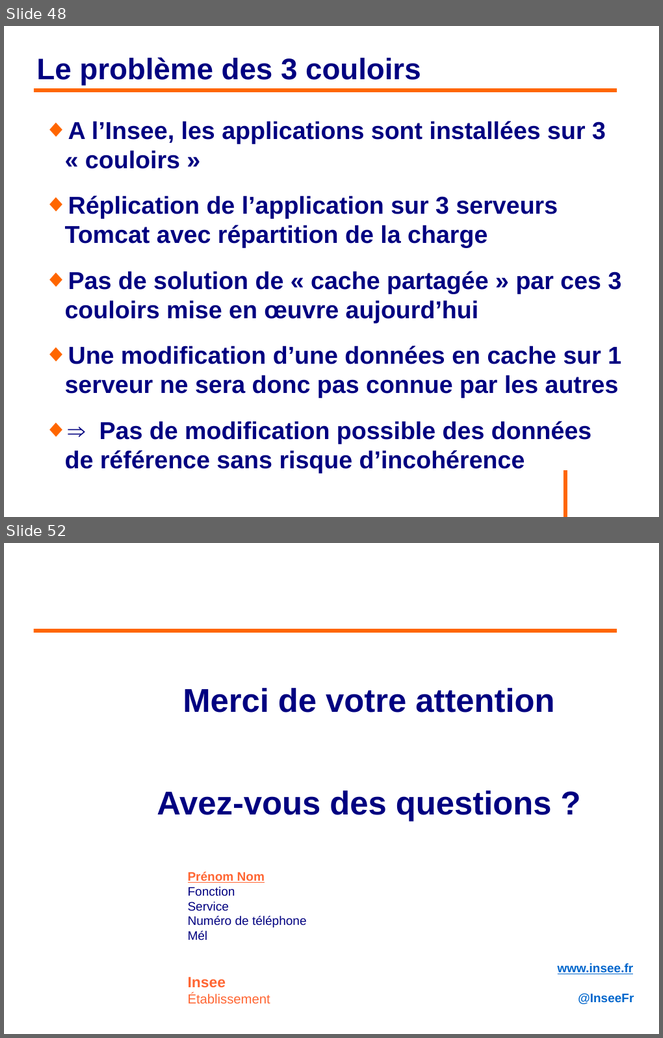
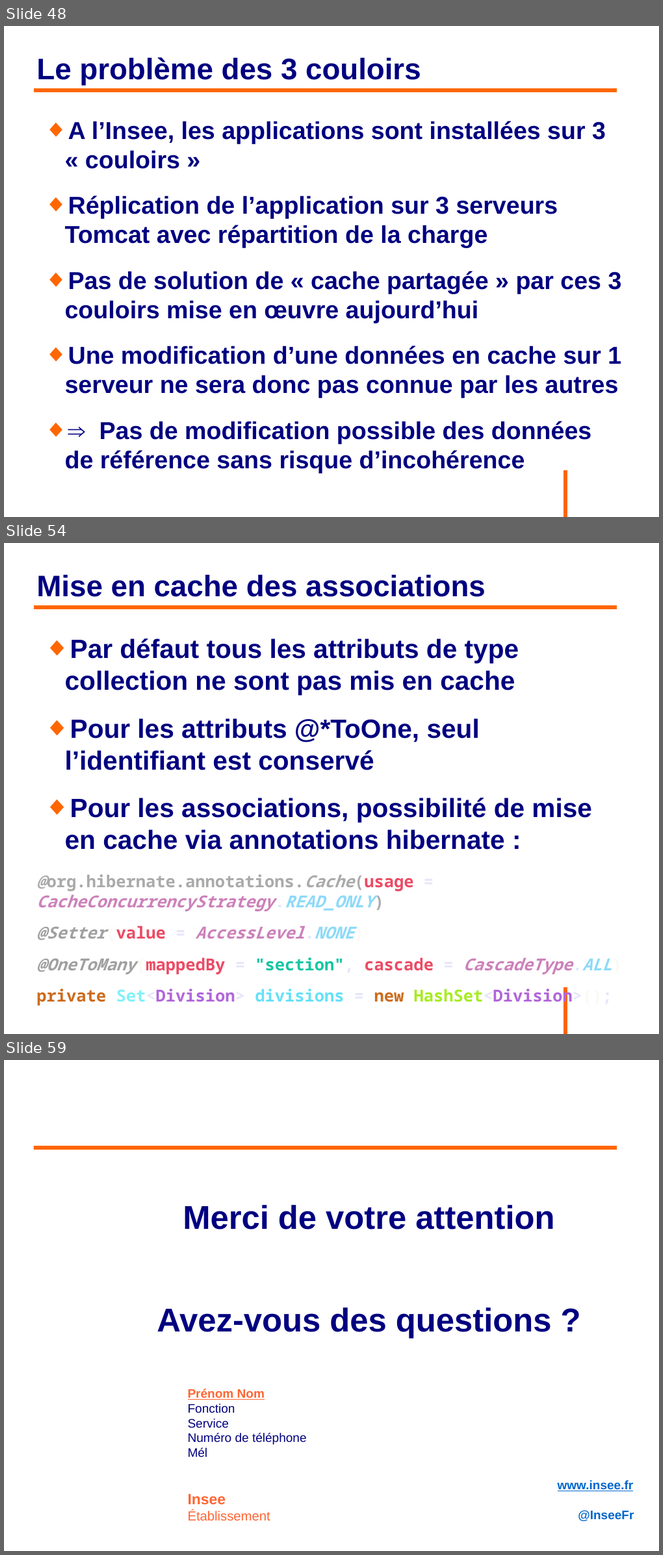
Before and after one commit to philphils/formation-hibernate-avancee, a slide deck: Documentation/diapo_formation_hibernate_avancee.odp. Shown one above the other, each under a label of ours: slides 48 and 52 before the commit, slides 48, 54 and 59 after it; the slides between them are not shown. The pictures are 663x1038 and 663x1555 pixels, drawn with LibreOffice and Linux fonts; fonts in the diff are those of the drawing; background and template pictures are left out. Boxes give left, top, right and bottom in pixels: in the first picture for what was removed or moved away, otherwise in the second. Text is boxed around its words. In the diff, an @@ line names an element or a change of style, - is before the commit and + after.

```diff
--- a/Documentation/diapo_formation_hibernate_avancee.odp
+++ b/Documentation/diapo_formation_hibernate_avancee.odp
@@ slide 54 added at (x1=4, y1=543, x2=659, y2=1034), background #FFFFFF; not listed: 1 template element that a slide beside it also shows @@
@@ title added at (x1=36, y1=575, x2=486, y2=597), 36 pt, text #000080, bold @@
+Mise en cache des associations
@@ line added from (34, 607) to (618, 607), #FF6600 4.54 pt @@
@@ text added at (x1=36, y1=639, x2=612, y2=1006), 20 pt, text #000080, bold @@
+◆ Par défaut tous les attributs de type collection ne sont pas mis en cache
+◆ Pour les attributs @*ToOne, seul l’identifiant est conservé
+◆ Pour les associations, possibilité de mise en cache via annotations hibernate :
+@org.hibernate.annotations.Cache(usage = CacheConcurrencyStrategy.READ_ONLY)
+@Setter(value = AccessLevel.NONE)
+@OneToMany(mappedBy = "section", cascade = CascadeType.ALL)
+private Set<Division> divisions = new HashSet<Division>();
@@ what was slide 52 is now slide 59 @@
```
Also in this commit, not shown: 4 slides changed, 6 other slides added.
